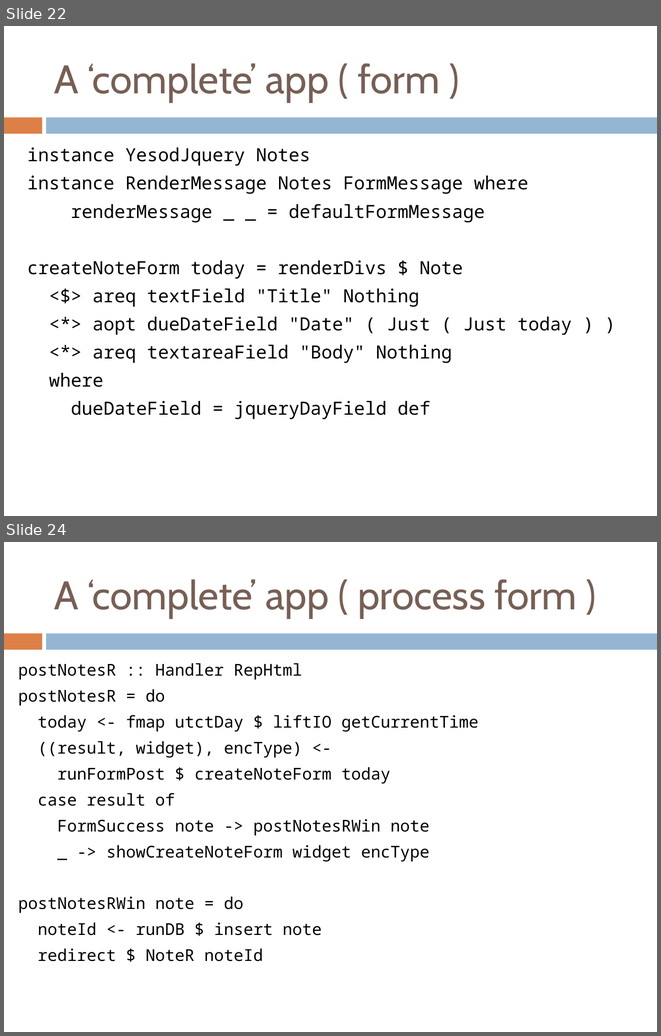
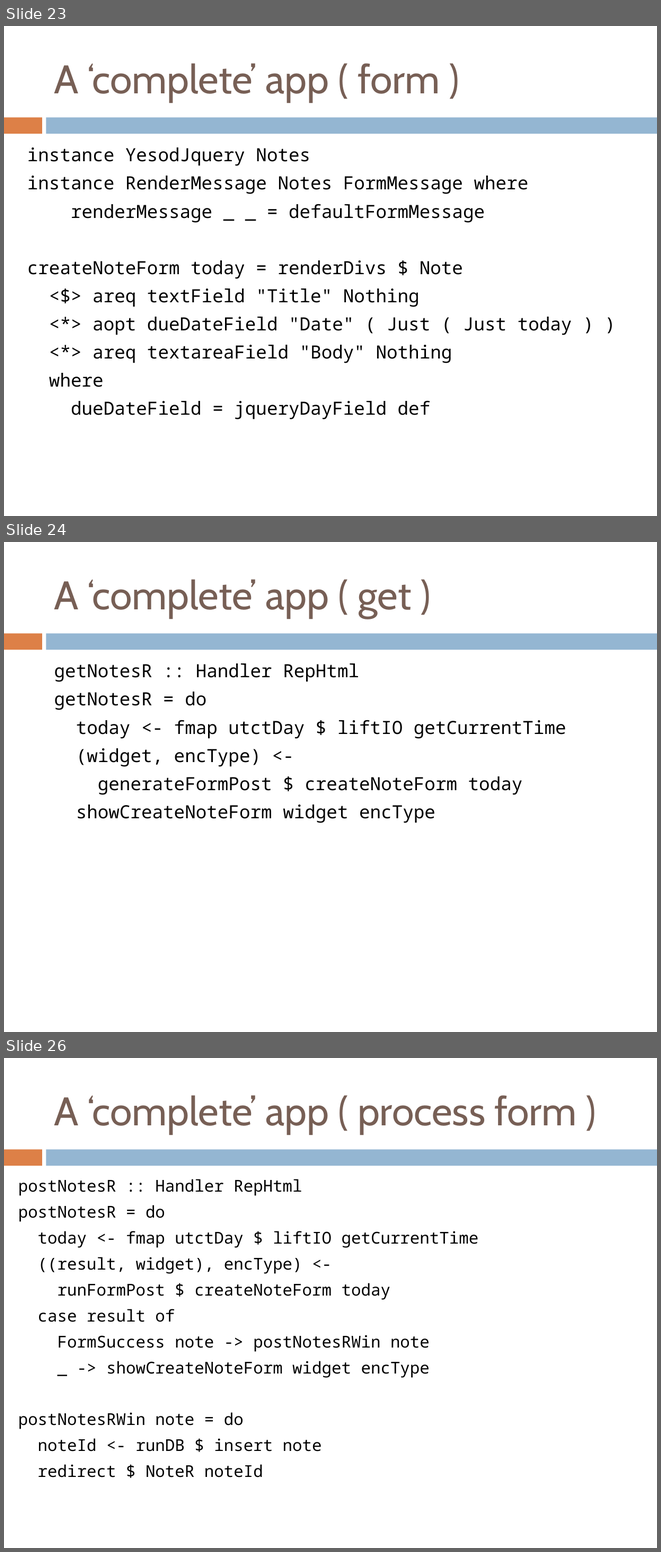
Before and after one commit to benkolera/talk-yesod, a slide deck: TypeSafeWebDevWithYesodAndHaskell.pptx. Shown one above the other, each under a label of ours: slides 22 and 24 before the commit, slides 23, 24 and 26 after it; the slides between them are not shown. The pictures are 661x1036 and 661x1552 pixels, drawn with LibreOffice and Linux fonts; fonts in the diff are those of the drawing. Boxes give left, top, right and bottom in pixels: in the first picture for what was removed or moved away, otherwise in the second. Text is boxed around its words. In the diff, an @@ line names an element or a change of style, - is before the commit and + after.

```diff
--- a/TypeSafeWebDevWithYesodAndHaskell.pptx
+++ b/TypeSafeWebDevWithYesodAndHaskell.pptx
@@ slide 24 added at [4, 542, 657, 1032], background #FFFFFF; not listed: 2 template elements that a slide beside it also shows @@
@@ title added at [54, 579, 411, 618], 44 pt, text #775F55 @@
+A ‘complete’ app ( get )
@@ text added at [54, 663, 566, 823], 20 pt, text #000000 @@
+getNotesR :: Handler RepHtml
+getNotesR = do
+today <- fmap utctDay $ liftIO getCurrentTime
+(widget, encType) <-
+generateFormPost $ createNoteForm today
+showCreateNoteForm widget encType
@@ what was slide 22 is now slide 23 @@
@@ what was slide 24 is now slide 26 @@
```
Also in this commit, not shown: 3 slides changed, 11 other slides added, 3 other files.
